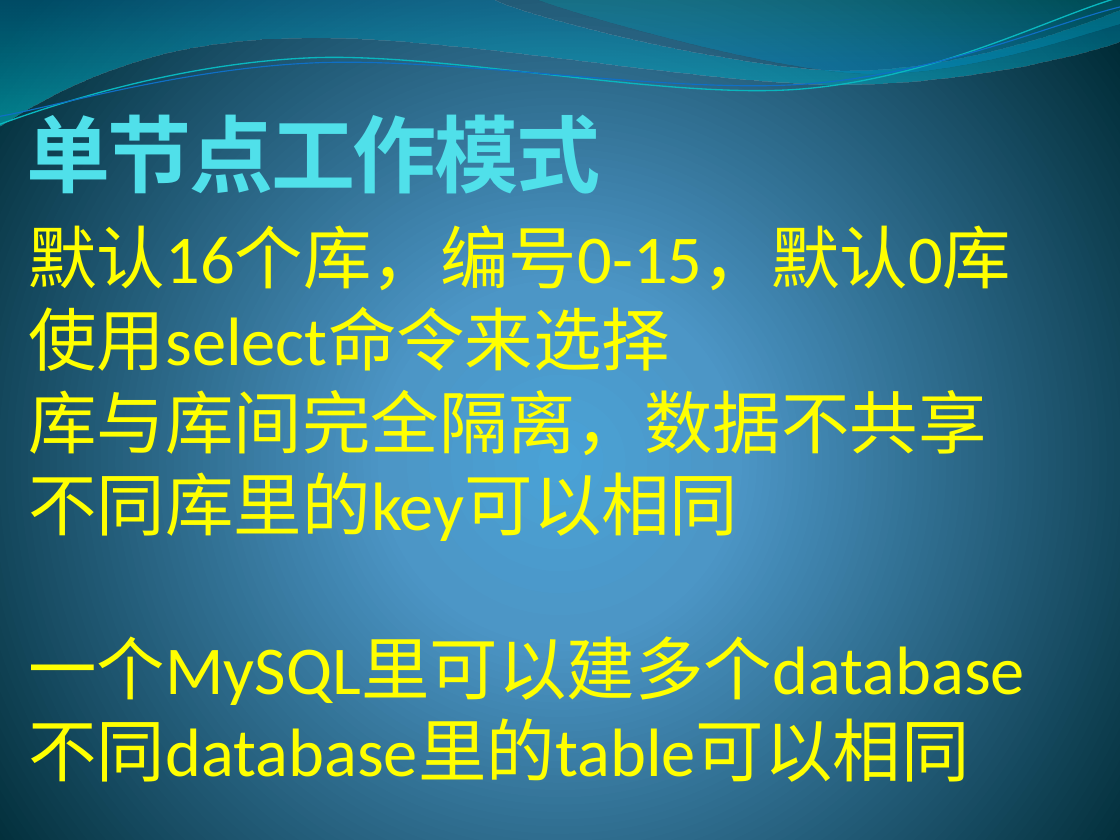
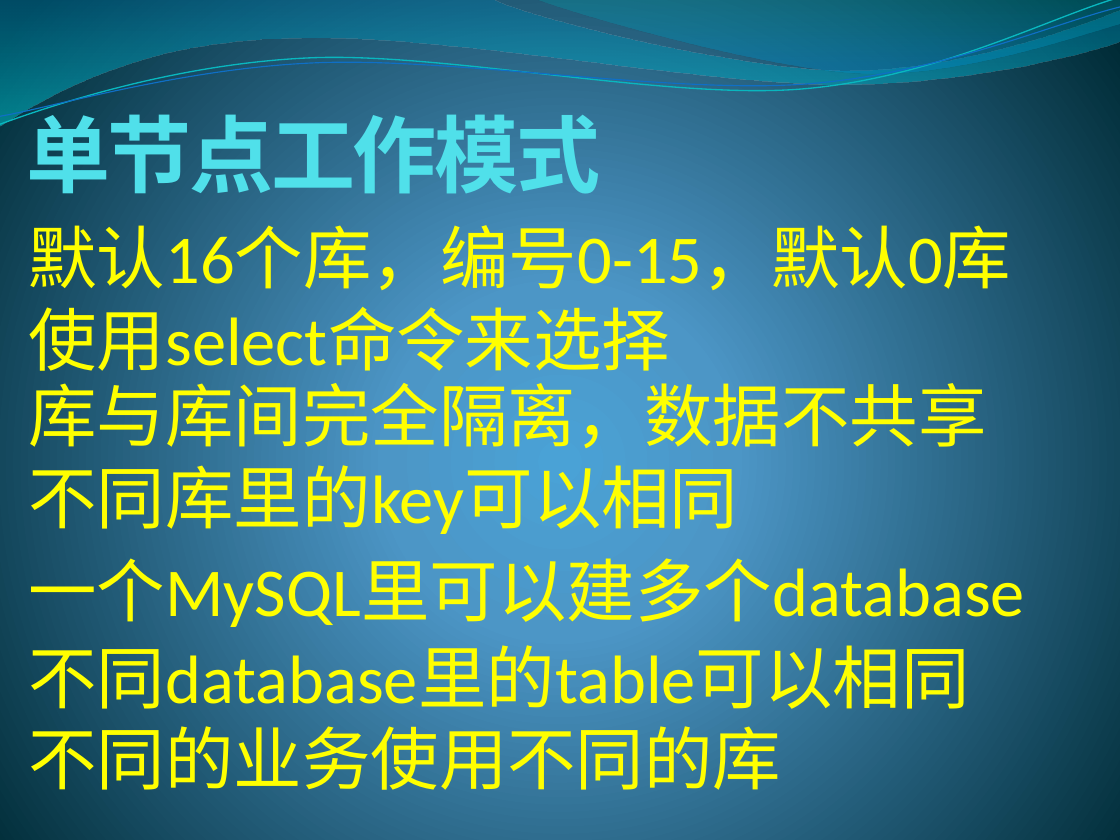
Before and after one commit to lixinjie1985/redis, a slide deck: slide 5 of docs/redis-01.pptx. Drawn at 1120x840 pixels with LibreOffice and Linux fonts; fonts in the diff are those of the drawing. Boxes give left, top, right and bottom in pixels: in the first picture for what was removed or moved away, otherwise in the second. Text is boxed around its words. In the diff, an @@ line names an element or a change of style, - is before the commit and + after.

```diff
--- a/docs/redis-01.pptx
+++ b/docs/redis-01.pptx
@@ text at (28, 378, 1024, 793): paragraphs removed @@
-库与库间完全隔离，数据不共享
-不同库里的key可以相同
-一个MySQL里可以建多个database
-不同database里的table可以相同
@@ text added at (28, 371, 986, 540), 44 pt, text #FFFF00 @@
+库与库间完全隔离，数据不共享
+不同库里的key可以相同
@@ text added at (28, 546, 1024, 633), 44 pt, text #FFFF00 @@
+一个MySQL里可以建多个database
@@ text added at (28, 634, 969, 721), 44 pt, text #FFFF00 @@
+不同database里的table可以相同
@@ text added at (28, 714, 781, 801), 44 pt, text #FFFF00 @@
+不同的业务使用不同的库
```
Also in this commit, not shown: 22 other slides changed, 15 slides added.
